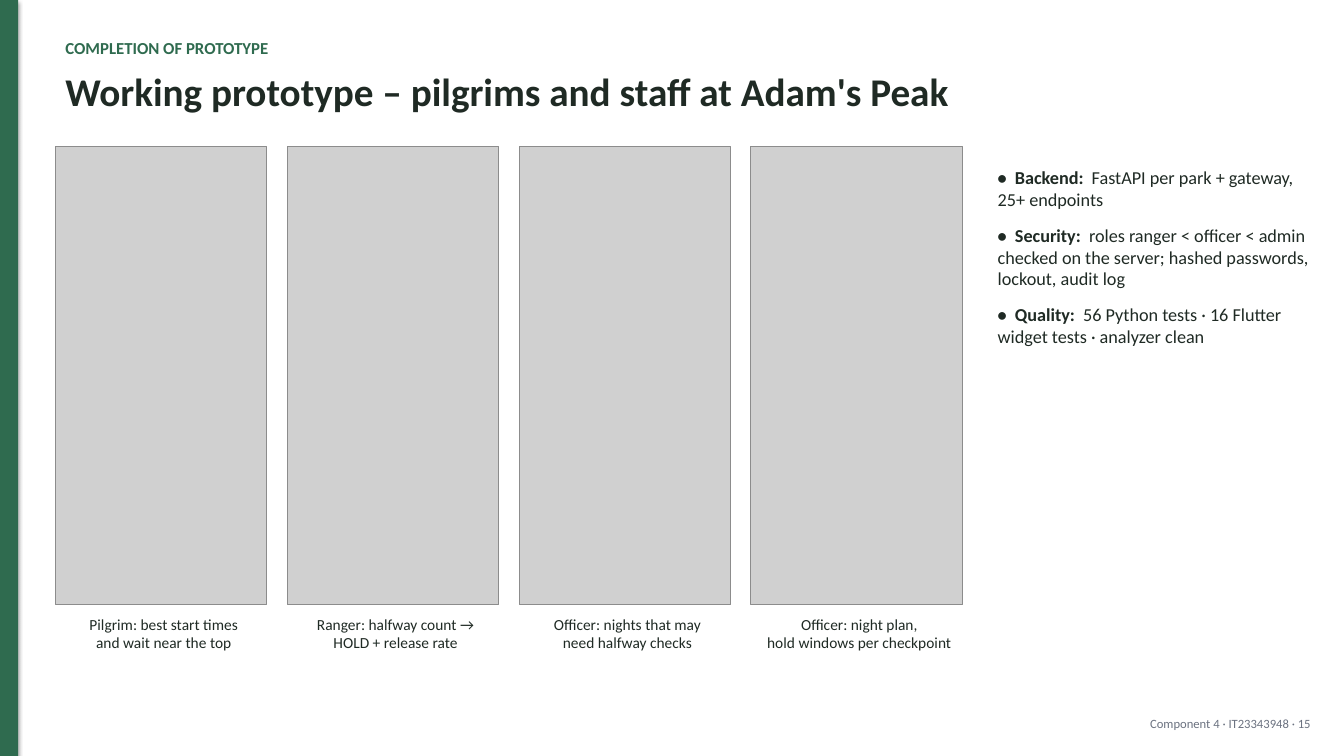
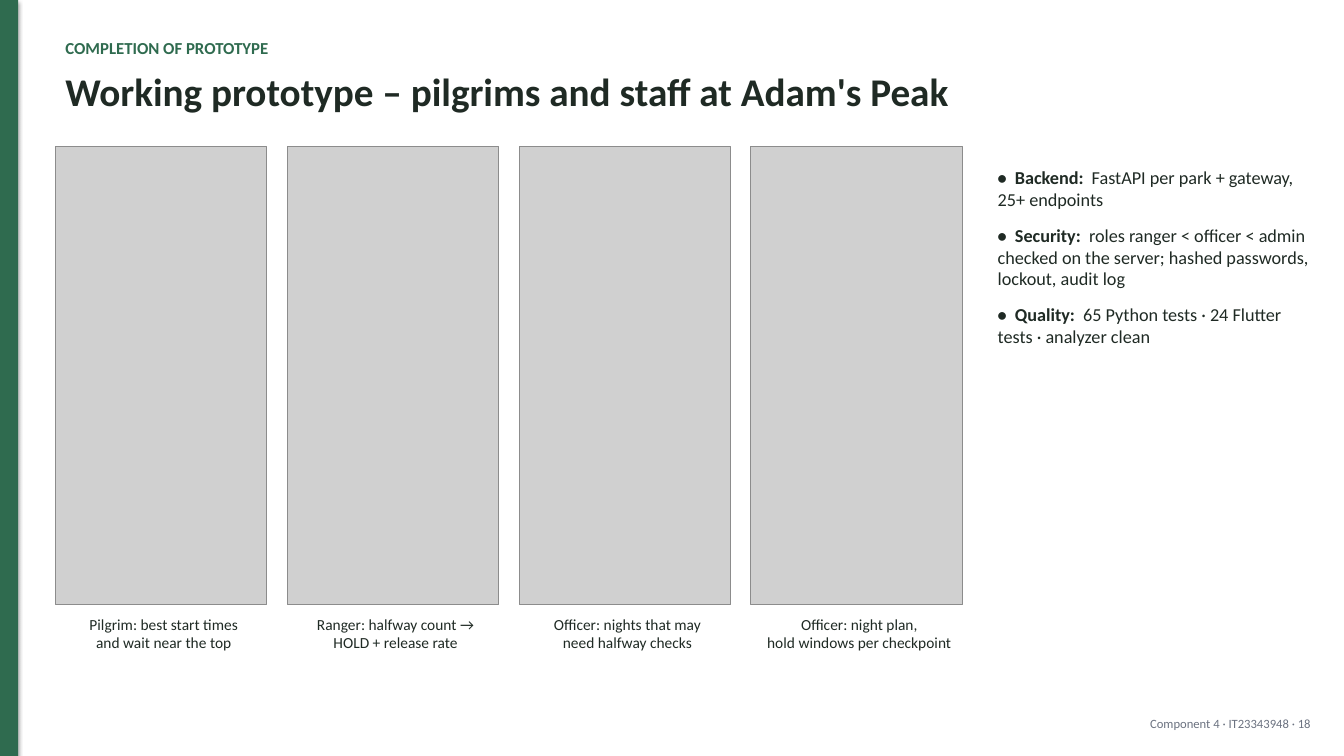
Before and after one commit to mirshadahamed/Decentralized-Hiking-AI, a slide deck: slide 18 of research/component_4/docs/slides/PP1_Component4.pptx (slide 15 before the commit). Drawn at 1344x756 pixels with LibreOffice and Linux fonts; fonts in the diff are those of the drawing; grey boxes stand for pictures. Boxes give left, top, right and bottom in pixels: in the first picture for what was removed or moved away, otherwise in the second. Text is boxed around its words. In the diff, an @@ line names an element or a change of style, - is before the commit and + after.

```diff
--- a/research/component_4/docs/slides/PP1_Component4.pptx
+++ b/research/component_4/docs/slides/PP1_Component4.pptx
@@ text at (998, 308, 1282, 346): text changed @@
-• Quality: 56 Python tests · 16 Flutter widget tests · analyzer clean
+• Quality: 65 Python tests · 24 Flutter tests · analyzer clean
@@ text at (1150, 719, 1311, 730): text changed @@
-Component 4 · IT23343948 · 15
+Component 4 · IT23343948 · 18
```
Also in this commit, not shown: 9 other slides changed, 5 slides added, 1 slide removed, 21 other files.
